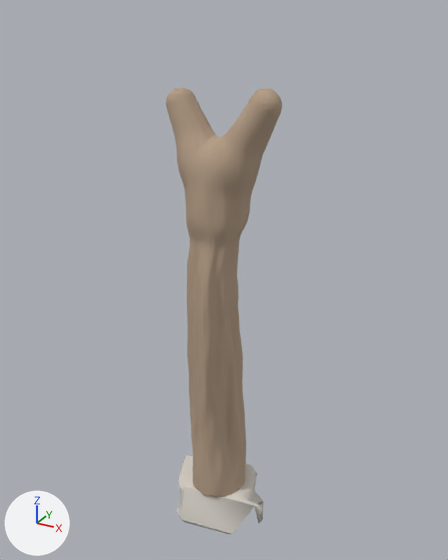
What one commit did to the glTF model assets/tower/approved-library/architecture/bagana-f1-3x10x3-v2.glb.
Rendered twice from a camera (50 mm lens) standing at (1.44, -2.55, 1.57) and looking at (0.0, 0.07, 0.26). Every picture has the same lights, and +X, +Y and +Z are marked at lower left. The first picture is the older version.

The first picture shows 'bagana_stone', 'bagana_wood'.
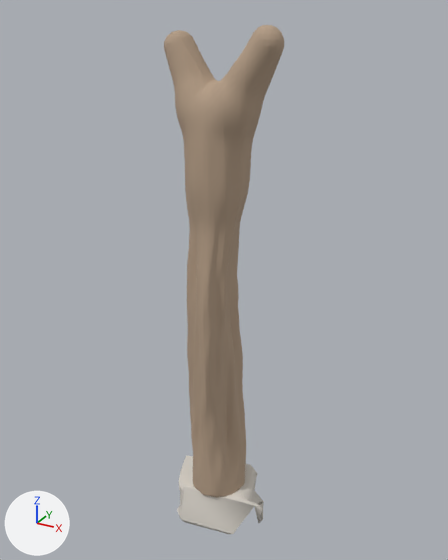
Pixel boxes (x1, y1, x2, y2) of what changed, in the pictures (448 x 560 px; the box of a moved part takes in the faces that stretch with it):
```json
{"object": "bagana_wood", "change": "reshaped", "before": [166, 88, 282, 498], "after": [164, 25, 284, 498], "on screen": "15% taller"}
{"part": 1, "of": "me_bagana_form_1_wood", "change": "moved or reshaped", "before": [166, 88, 282, 259], "after": [164, 25, 284, 259]}
```

The change, as JSON lines over the scene's bpy script:
```json
{"block": "me_bagana_form_1_wood", "where": "# used by ob_bagana_wood; location = (0.0, 0.0, 0.0)"}
{"op": "remove", "block": "me_bagana_form_1_wood", "code": "me_bagana_form_1_wood.from_pydata(...)  # 20454 vertices, 40904 faces; spans x -0.28..0.33, y -0.19..0.19, z -1.02..1.25"}
{"op": "add", "block": "me_bagana_form_1_wood", "code": "me_bagana_form_1_wood.from_pydata(...)  # 20454 vertices, 40904 faces; spans x -0.28..0.33, y -0.19..0.19, z -1.02..1.5"}
{"block": "me_bagana_form_1_wood", "change": "me_bagana_form_1_wood part 1: 7531 of 20454 vertices moved; they spanned x -0.28..0.33, y -0.16..0.15, z 0.39..1.25 and now span x -0.28..0.33, y -0.16..0.15, z 0.4..1.5; mean shift (0.0, 0.0, 0.2); largest move (-0.1, 0.12, 0.8) -> (-0.1, 0.12, 1.05)"}
```
